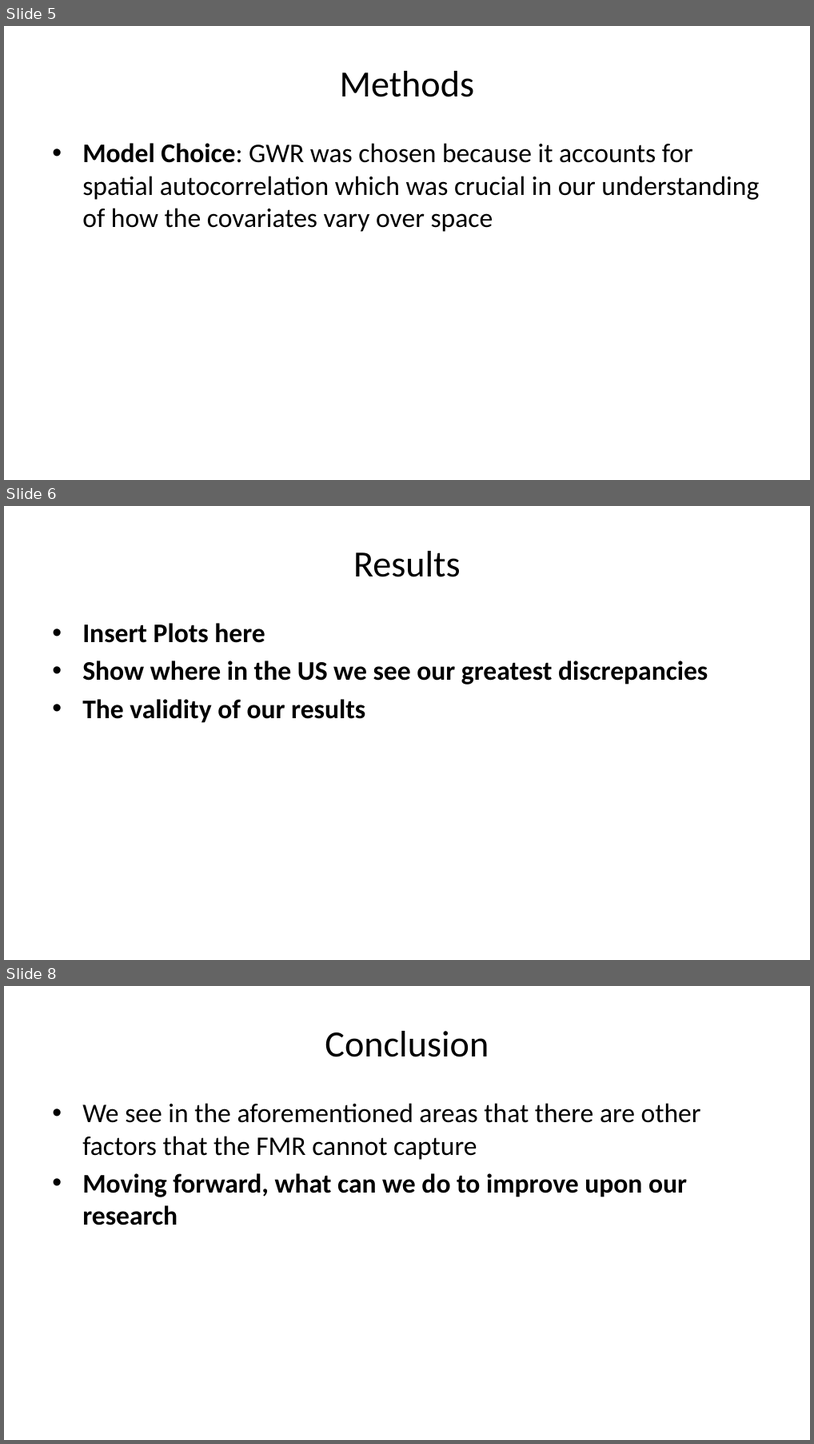
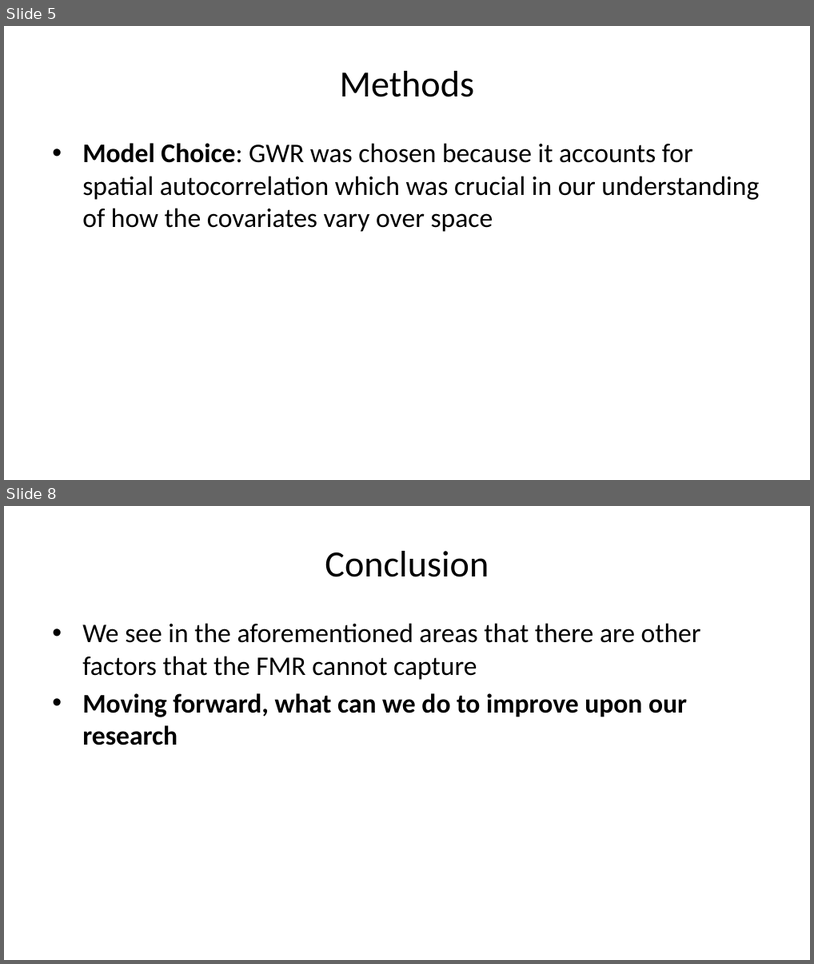
Before and after one commit to dylpickle123780/STAT489_Research_Project, a slide deck: presentation/final-presentation.pptx. Shown one above the other, each under a label of ours: slides 5, 6 and 8 before the commit, slides 5 and 8 after it; the slides between them are not shown. The pictures are 814x1444 and 814x964 pixels, drawn with LibreOffice and Linux fonts; fonts in the diff are those of the drawing. Boxes give left, top, right and bottom in pixels: in the first picture for what was removed or moved away, otherwise in the second. Text is boxed around its words. In the diff, an @@ line names an element or a change of style, - is before the commit and + after.

```diff
--- a/presentation/final-presentation.pptx
+++ b/presentation/final-presentation.pptx
@@ slide 6 removed at box(4, 506, 810, 960), background #FFFFFF @@
@@ title removed at box(354, 551, 461, 577) @@
-Results
@@ text removed at box(82, 623, 708, 723) @@
-• Insert Plots here
-• Show where in the US we see our greatest discrepancies
-• The validity of our results
```
Also in this commit, not shown: 2 slides changed, 1 slide added, 1 other file.
